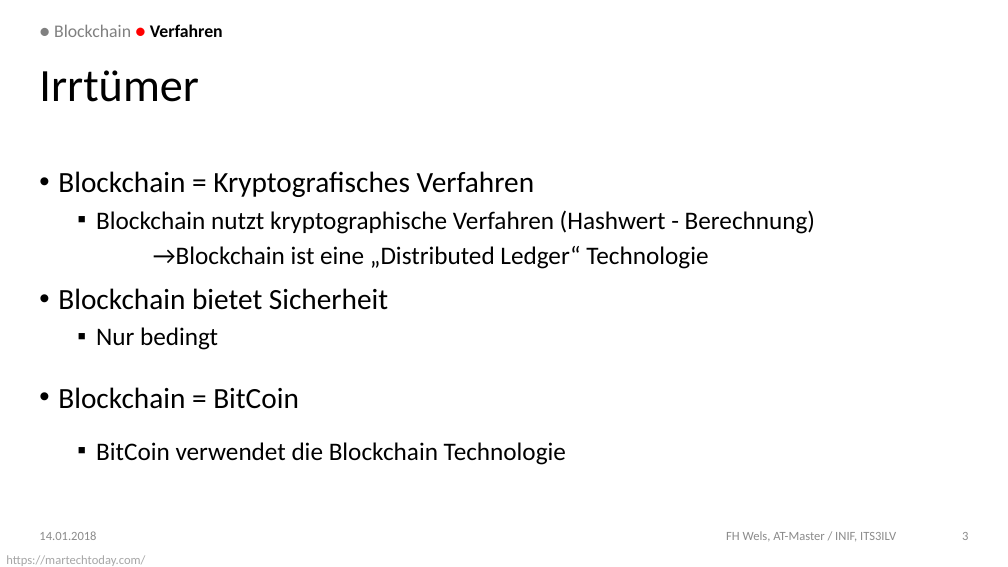
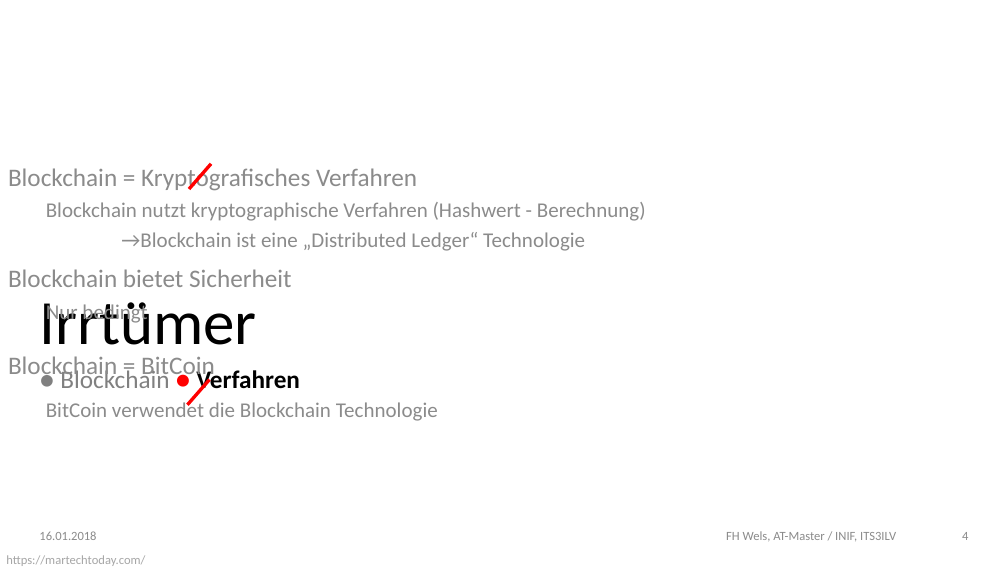
Before and after one commit to DoSchoe/ITS, a slide deck: slide 4 of Präsentation/Blockchain – Technologie.pptx (slide 3 before the commit). Drawn at 1008x567 pixels with LibreOffice and Linux fonts; fonts in the diff are those of the drawing; background and template pictures are left out. Boxes give left, top, right and bottom in pixels: in the first picture for what was removed or moved away, otherwise in the second. Text is boxed around its words. In the diff, an @@ line names an element or a change of style, - is before the commit and + after.

```diff
--- a/Präsentation/Blockchain – Technologie.pptx
+++ b/Präsentation/Blockchain – Technologie.pptx
@@ text "Blockchain = Kryptografisches Verfahren" moved from (x1=58, y1=171, x2=815, y2=465) to (x1=8, y1=165, x2=646, y2=421) @@
@@ text "Blockchain = Kryptografisches Verfahren" at (x1=8, y1=165, x2=646, y2=421): size 26.5 to 22.7 pt in "Blockchain = Kryptografisches Verfahren", "Blockchain bietet Sicherheit", "Blockchain = BitCoin"; text colour #000000 to #8C8C8C; size 22.7 to 18.9 pt in "Blockchain nutzt kryptographische Verfahren (Hashwert - Bere ...", "→Blockchain ist eine „Distributed Ledger“ Technologie", "Nur bedingt", "BitCoin verwendet die Blockchain Technologie"; bullet • to none; bullet ▪ to none @@
@@ title "Irrtümer" moved from (x1=39, y1=70, x2=198, y2=102) to (x1=39, y1=302, x2=256, y2=360) @@
@@ title "Irrtümer" at (x1=39, y1=302, x2=256, y2=360): size 41.6 to 56.7 pt; vertical alignment middle to bottom @@
@@ line added from (211, 164) to (189, 189), #FF0000 3 pt @@
@@ text "● Blockchain ● Verfahren" moved from (x1=54, y1=24, x2=223, y2=37) to (x1=60, y1=367, x2=300, y2=394) @@
@@ text "● Blockchain ● Verfahren" at (x1=60, y1=367, x2=300, y2=394): size 16 to 22.7 pt; vertical alignment middle to top @@
@@ line added from (210, 379) to (187, 405), #FF0000 3 pt @@
@@ text at (x1=39, y1=531, x2=96, y2=540): text changed @@
-14.01.2018
+16.01.2018
@@ page number at (x1=962, y1=532, x2=968, y2=540): text changed @@
-3
+4
```
Also in this commit, not shown: 17 other slides changed, 3 slides added.
